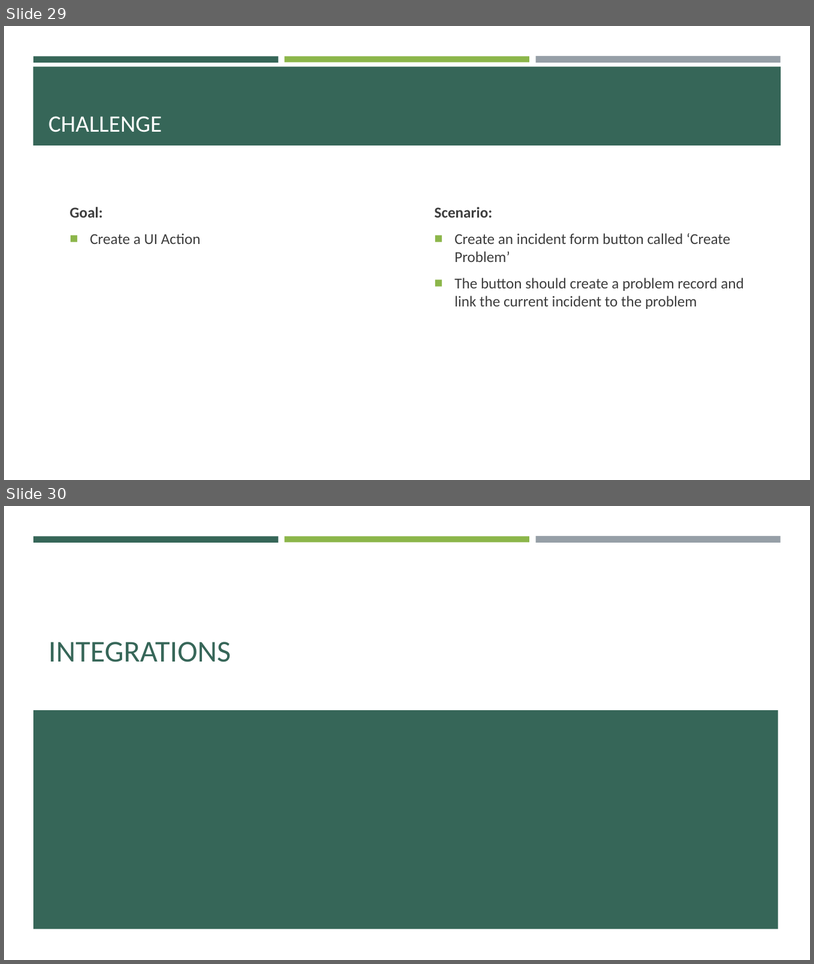
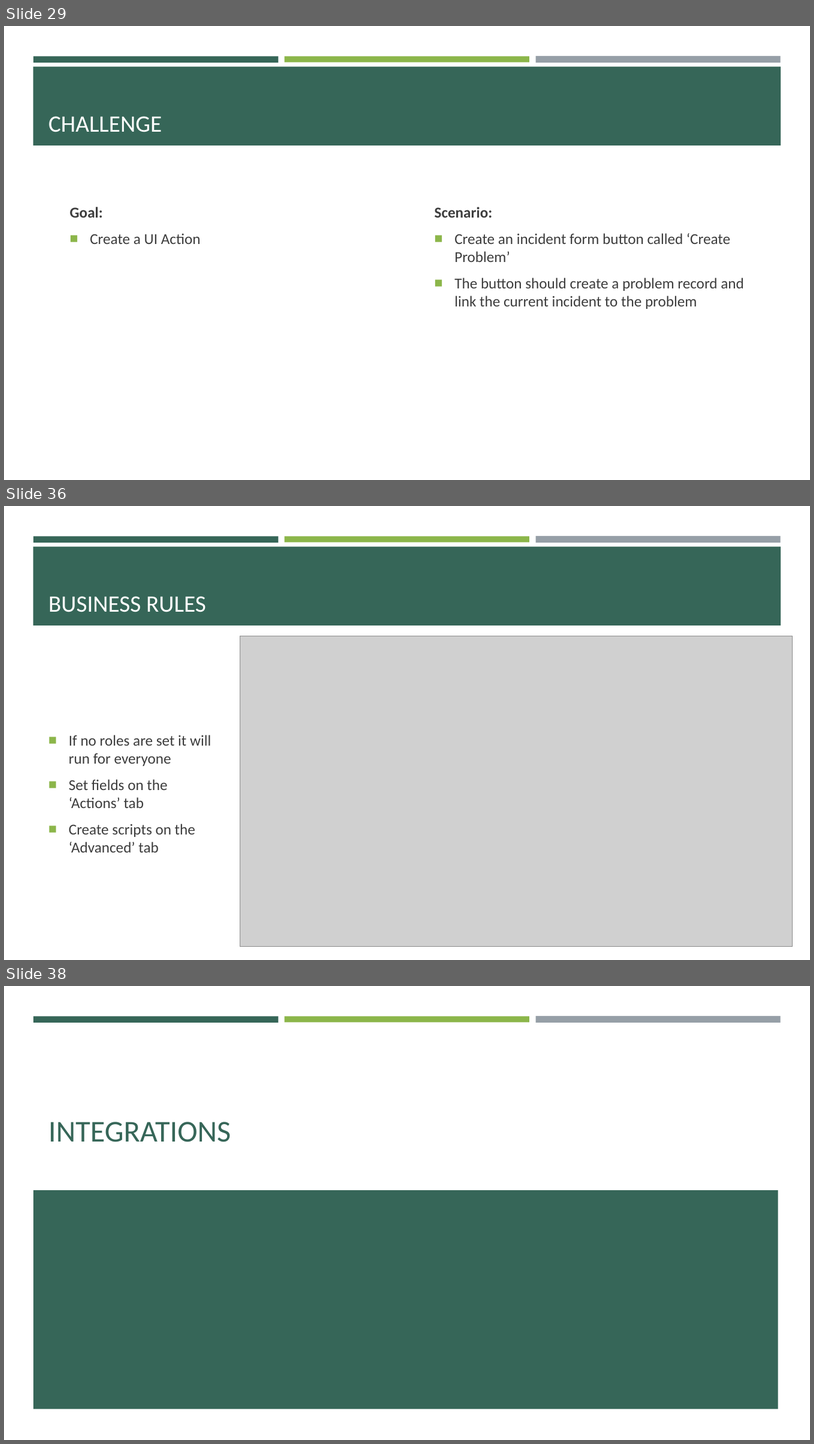
Before and after one commit to e-m-wilson/SNOW, a slide deck: Week_6/Data_Migration_&_Integration.pptx. Shown one above the other, each under a label of ours: slides 29 and 30 before the commit, slides 29, 36 and 38 after it; the slides between them are not shown. The pictures are 814x964 and 814x1444 pixels, drawn with LibreOffice and Linux fonts; fonts in the diff are those of the drawing; grey boxes stand for pictures. Boxes give left, top, right and bottom in pixels: in the first picture for what was removed or moved away, otherwise in the second. Text is boxed around its words. In the diff, an @@ line names an element or a change of style, - is before the commit and + after.

```diff
--- a/Week_6/Data_Migration_&_Integration.pptx
+++ b/Week_6/Data_Migration_&_Integration.pptx
@@ slide 36 added at [4, 506, 810, 960], background #FFFFFF; not listed: 4 template elements that a slide beside it also shows @@
@@ title added at [48, 596, 206, 612], 28 pt, text #FFFFFF @@
+BUSINESS RULES
@@ picture added at [240, 636, 793, 947] @@
@@ text added at [69, 735, 211, 852], 18 pt, text #3D3D3D @@
+■ If no roles are set it will run for everyone
+■ Set fields on the ‘Actions’ tab
+■ Create scripts on the ‘Advanced’ tab
@@ what was slide 30 is now slide 38 @@
```
Also in this commit, not shown: 7 other slides added.
